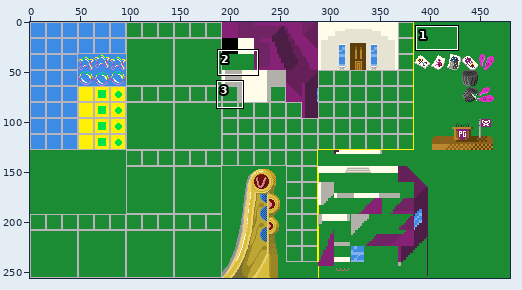
One commit to this sprite sheet: Yume Nikki Fangame/ChipSet/percyworld.png. The first picture is a wide view before the edit; the outline marks the close-up.
Close-up. The starting point:
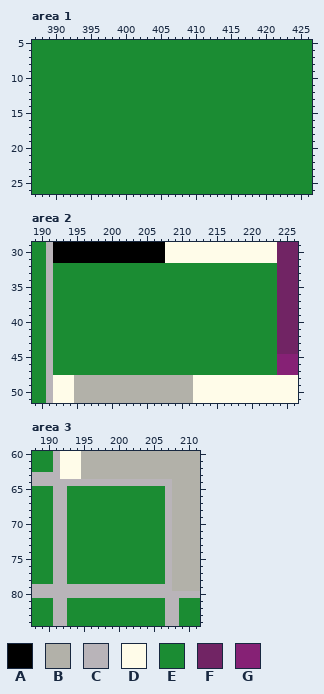
The file is 480x256 pixels. Shown: area 1: x 387..426, y 5..26; area 2: x 189..226, y 29..51; area 3: x 188..211, y 60..84. The commit also changed other parts of the picture, which this record leaves out.
Palette (. is transparent): A #000000  B #b2b1a9  C #b9b4b9  D #fffce9  E #1b8c33  F #712464  G #862175
Pixels before, area 1, first column x 387:
 5 EEEEEEEEEEEEEEEEEEEEEEEEEEEEEEEEEEEEEEEE
 6 EEEEEEEEEEEEEEEEEEEEEEEEEEEEEEEEEEEEEEEE
 7 EEEEEEEEEEEEEEEEEEEEEEEEEEEEEEEEEEEEEEEE
 8 EEEEEEEEEEEEEEEEEEEEEEEEEEEEEEEEEEEEEEEE
 9 EEEEEEEEEEEEEEEEEEEEEEEEEEEEEEEEEEEEEEEE
10 EEEEEEEEEEEEEEEEEEEEEEEEEEEEEEEEEEEEEEEE
11 EEEEEEEEEEEEEEEEEEEEEEEEEEEEEEEEEEEEEEEE
12 EEEEEEEEEEEEEEEEEEEEEEEEEEEEEEEEEEEEEEEE
13 EEEEEEEEEEEEEEEEEEEEEEEEEEEEEEEEEEEEEEEE
14 EEEEEEEEEEEEEEEEEEEEEEEEEEEEEEEEEEEEEEEE
15 EEEEEEEEEEEEEEEEEEEEEEEEEEEEEEEEEEEEEEEE
16 EEEEEEEEEEEEEEEEEEEEEEEEEEEEEEEEEEEEEEEE
17 EEEEEEEEEEEEEEEEEEEEEEEEEEEEEEEEEEEEEEEE
18 EEEEEEEEEEEEEEEEEEEEEEEEEEEEEEEEEEEEEEEE
19 EEEEEEEEEEEEEEEEEEEEEEEEEEEEEEEEEEEEEEEE
20 EEEEEEEEEEEEEEEEEEEEEEEEEEEEEEEEEEEEEEEE
21 EEEEEEEEEEEEEEEEEEEEEEEEEEEEEEEEEEEEEEEE
22 EEEEEEEEEEEEEEEEEEEEEEEEEEEEEEEEEEEEEEEE
23 EEEEEEEEEEEEEEEEEEEEEEEEEEEEEEEEEEEEEEEE
24 EEEEEEEEEEEEEEEEEEEEEEEEEEEEEEEEEEEEEEEE
25 EEEEEEEEEEEEEEEEEEEEEEEEEEEEEEEEEEEEEEEE
26 EEEEEEEEEEEEEEEEEEEEEEEEEEEEEEEEEEEEEEEE
Pixels before, area 2, first column x 189:
29 EECAAAAAAAAAAAAAAAADDDDDDDDDDDDDDDDFFF
30 EECAAAAAAAAAAAAAAAADDDDDDDDDDDDDDDDFFF
31 EECAAAAAAAAAAAAAAAADDDDDDDDDDDDDDDDFFF
32 EECEEEEEEEEEEEEEEEEEEEEEEEEEEEEEEEEFFF
33 EECEEEEEEEEEEEEEEEEEEEEEEEEEEEEEEEEFFF
34 EECEEEEEEEEEEEEEEEEEEEEEEEEEEEEEEEEFFF
35 EECEEEEEEEEEEEEEEEEEEEEEEEEEEEEEEEEFFF
36 EECEEEEEEEEEEEEEEEEEEEEEEEEEEEEEEEEFFF
37 EECEEEEEEEEEEEEEEEEEEEEEEEEEEEEEEEEFFF
38 EECEEEEEEEEEEEEEEEEEEEEEEEEEEEEEEEEFFF
39 EECEEEEEEEEEEEEEEEEEEEEEEEEEEEEEEEEFFF
40 EECEEEEEEEEEEEEEEEEEEEEEEEEEEEEEEEEFFF
41 EECEEEEEEEEEEEEEEEEEEEEEEEEEEEEEEEEFFF
42 EECEEEEEEEEEEEEEEEEEEEEEEEEEEEEEEEEFFF
43 EECEEEEEEEEEEEEEEEEEEEEEEEEEEEEEEEEFFF
44 EECEEEEEEEEEEEEEEEEEEEEEEEEEEEEEEEEFFF
45 EECEEEEEEEEEEEEEEEEEEEEEEEEEEEEEEEEGGG
46 EECEEEEEEEEEEEEEEEEEEEEEEEEEEEEEEEEGGG
47 EECEEEEEEEEEEEEEEEEEEEEEEEEEEEEEEEEGGG
48 EECDDDBBBBBBBBBBBBBBBBBDDDDDDDDDDDDDDD
49 EECDDDBBBBBBBBBBBBBBBBBDDDDDDDDDDDDDDD
50 EECDDDBBBBBBBBBBBBBBBBBDDDDDDDDDDDDDDD
51 EECDDDBBBBBBBBBBBBBBBBBDDDDDDDDDDDDDDD
Pixels before, area 3, first column x 188:
60 EEECDDDBBBBBBBBBBBBBBBBB
61 EEECDDDBBBBBBBBBBBBBBBBB
62 EEECDDDBBBBBBBBBBBBBBBBB
63 CCCCDDDBBBBBBBBBBBBBBBBB
64 CCCCCCCCCCCCCCCCCCCCBBBB
65 EEECCEEEEEEEEEEEEEECBBBB
66 EEECCEEEEEEEEEEEEEECBBBB
67 EEECCEEEEEEEEEEEEEECBBBB
68 EEECCEEEEEEEEEEEEEECBBBB
69 EEECCEEEEEEEEEEEEEECBBBB
70 EEECCEEEEEEEEEEEEEECBBBB
71 EEECCEEEEEEEEEEEEEECBBBB
72 EEECCEEEEEEEEEEEEEECBBBB
73 EEECCEEEEEEEEEEEEEECBBBB
74 EEECCEEEEEEEEEEEEEECBBBB
75 EEECCEEEEEEEEEEEEEECBBBB
76 EEECCEEEEEEEEEEEEEECBBBB
77 EEECCEEEEEEEEEEEEEECBBBB
78 EEECCEEEEEEEEEEEEEECBBBB
79 CCCCCCCCCCCCCCCCCCCCBBBB
80 CCCCCCCCCCCCCCCCCCCCCCCC
81 EEECCEEEEEEEEEEEEEECCEEE
82 EEECCEEEEEEEEEEEEEECCEEE
83 EEECCEEEEEEEEEEEEEECCEEE
84 EEECCEEEEEEEEEEEEEECCEEE
Now the later version:
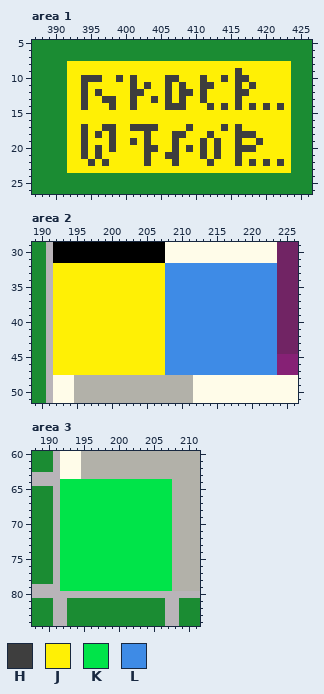
Colours new in this view: H #3e3e3e  J #fff005  K #00e449  L #3e8be6
Changes in this commit:
Changed rows in their new state; - is an unchanged pixel.
Area 1:
first column x 392:
 8 JJJJJJJJJJJJJJJJJJJJJJJJJJJJJJJJ
 9 JJJJJJJJJJJJJJJJJJJJJJJJHJJJJJJJ
10 JJHHHJJHJHJJJJHHJJJHJJHJHHJJJJJJ
11 JJHJJJJJJHJHJJHJHJJHHJJJHJHJJJJJ
12 JJHJHJJJJHHJJJHJHHJHJJJJHHJJJJJJ
13 JJHJJHHJJHJJHJHJHJJHJJJJHJJJJJJJ
14 JJHJJJHJJHJJJJHHHJJJHJHJHJHJHJHJ
15 JJJJJJJJJJJJJJJJJJJJJJJJJJJJJJJJ
16 JJJJJJJJJJJJJJJJJJJJJJJJJJJJJJJJ
17 JJHJJHHJJHHHHJJJJHJJJJHJHJJJJJJJ
18 JJHJHJHJJJJHJJJHHJJJHJJJHHHJJJJJ
19 JJHJJJHJJHJHJJJHJJJHJHJJHJJHJJJJ
20 JJHJHJHJJJJHHJJHJHJHJHJJHHHJJJJJ
21 JJHJHJJJJJJHJJHHJJJHJHJJHJJJJJJJ
22 JJJHJHJJJJJHJJJHJJJJHJJJHJHJHJHJ
23 JJJJJJJJJJJJJJJJJJJJJJJJJJJJJJJJ
Area 2:
first column x 192:
32 JJJJJJJJJJJJJJJJLLLLLLLLLLLLLLLL
33 JJJJJJJJJJJJJJJJLLLLLLLLLLLLLLLL
34 JJJJJJJJJJJJJJJJLLLLLLLLLLLLLLLL
35 JJJJJJJJJJJJJJJJLLLLLLLLLLLLLLLL
36 JJJJJJJJJJJJJJJJLLLLLLLLLLLLLLLL
37 JJJJJJJJJJJJJJJJLLLLLLLLLLLLLLLL
38 JJJJJJJJJJJJJJJJLLLLLLLLLLLLLLLL
39 JJJJJJJJJJJJJJJJLLLLLLLLLLLLLLLL
40 JJJJJJJJJJJJJJJJLLLLLLLLLLLLLLLL
41 JJJJJJJJJJJJJJJJLLLLLLLLLLLLLLLL
42 JJJJJJJJJJJJJJJJLLLLLLLLLLLLLLLL
43 JJJJJJJJJJJJJJJJLLLLLLLLLLLLLLLL
44 JJJJJJJJJJJJJJJJLLLLLLLLLLLLLLLL
45 JJJJJJJJJJJJJJJJLLLLLLLLLLLLLLLL
46 JJJJJJJJJJJJJJJJLLLLLLLLLLLLLLLL
47 JJJJJJJJJJJJJJJJLLLLLLLLLLLLLLLL
Area 3:
first column x 192:
64 KKKKKKKKKKKKKKKK
65 KKKKKKKKKKKKKKKK
66 KKKKKKKKKKKKKKKK
67 KKKKKKKKKKKKKKKK
68 KKKKKKKKKKKKKKKK
69 KKKKKKKKKKKKKKKK
70 KKKKKKKKKKKKKKKK
71 KKKKKKKKKKKKKKKK
72 KKKKKKKKKKKKKKKK
73 KKKKKKKKKKKKKKKK
74 KKKKKKKKKKKKKKKK
75 KKKKKKKKKKKKKKKK
76 KKKKKKKKKKKKKKKK
77 KKKKKKKKKKKKKKKK
78 KKKKKKKKKKKKKKKK
79 KKKKKKKKKKKKKKKK
Boxes around the changes in both close-ups, in picture pixels (x1, y1, x2, y2):
changed: (67, 61, 291, 173)
changed: (53, 263, 277, 375)
changed: (60, 479, 172, 591)
